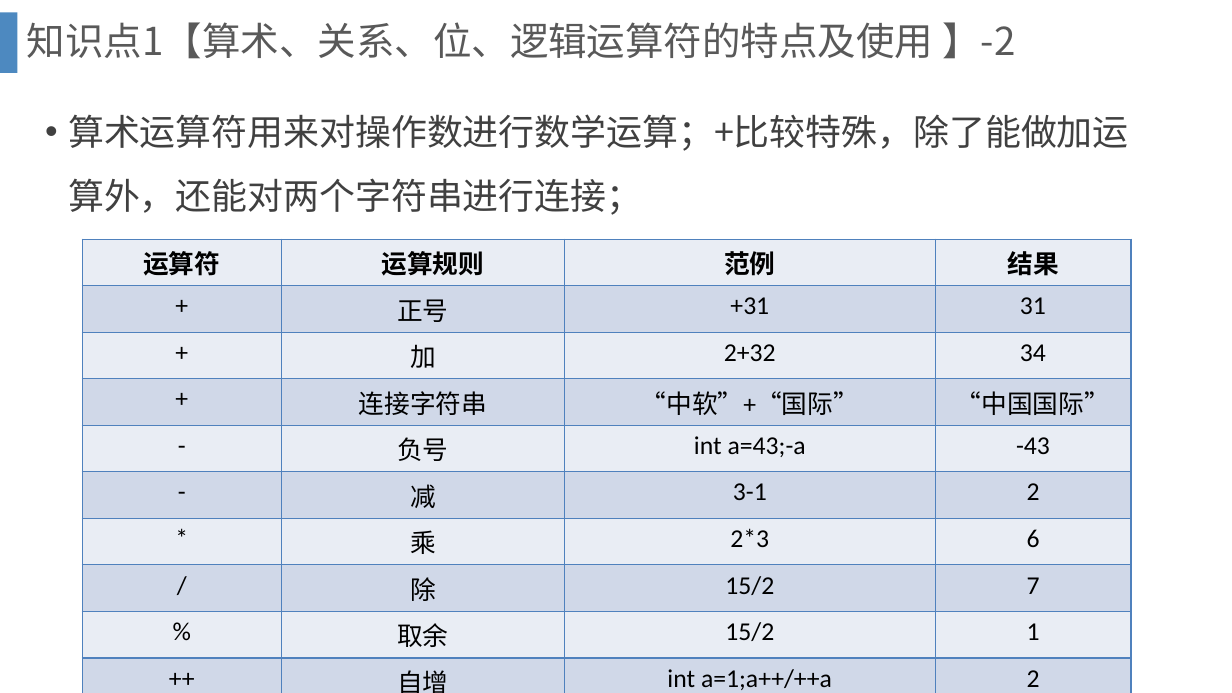
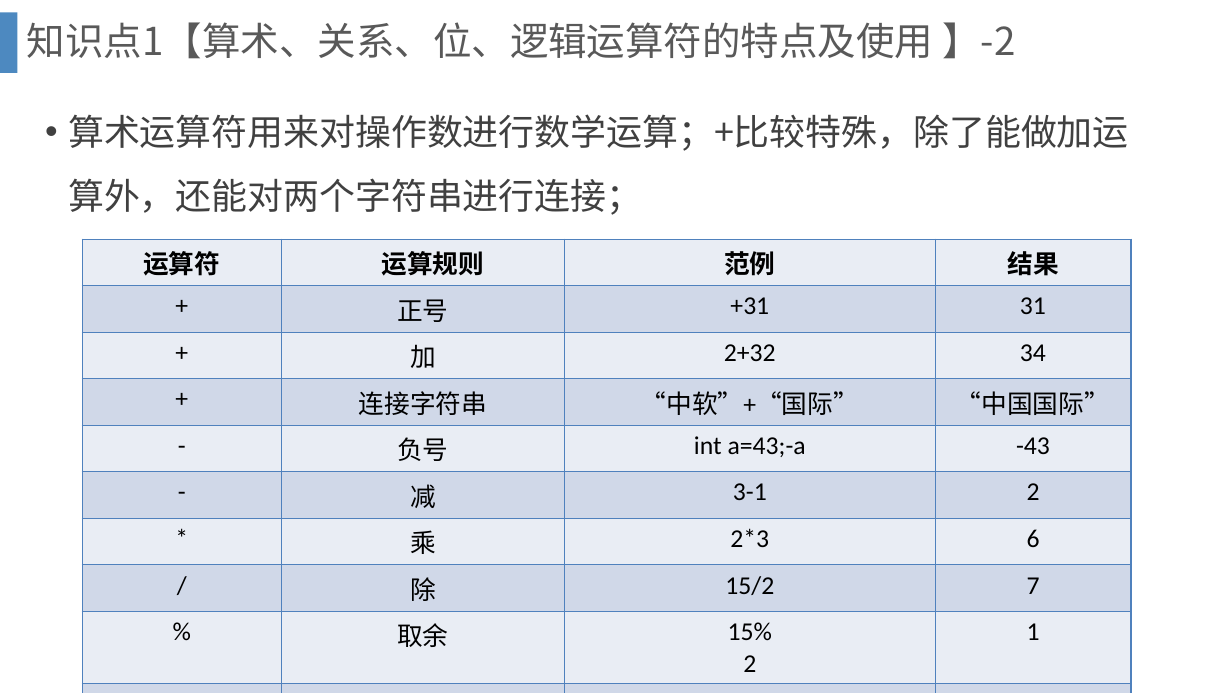
Before and after one commit to gcl-ant/study, a slide deck: slide 76 of gcl/教案/JavaPPT/JavaPPT/2.pptx. Drawn at 1232x693 pixels with LibreOffice and Linux fonts; fonts in the diff are those of the drawing; background and template pictures are left out. Boxes give left, top, right and bottom in pixels: in the first picture for what was removed or moved away, otherwise in the second. Text is boxed around its words. In the diff, an @@ line names an element or a change of style, - is before the commit and + after.

```diff
--- a/gcl/教案/JavaPPT/JavaPPT/2.pptx
+++ b/gcl/教案/JavaPPT/JavaPPT/2.pptx
@@ table at <box>82,239,1132,693</box> @@
-row 9, column 3: 15/2
+row 9, column 3: 15% / 2
```
Also in this commit, not shown: 4 other slides changed, 8 other files.
